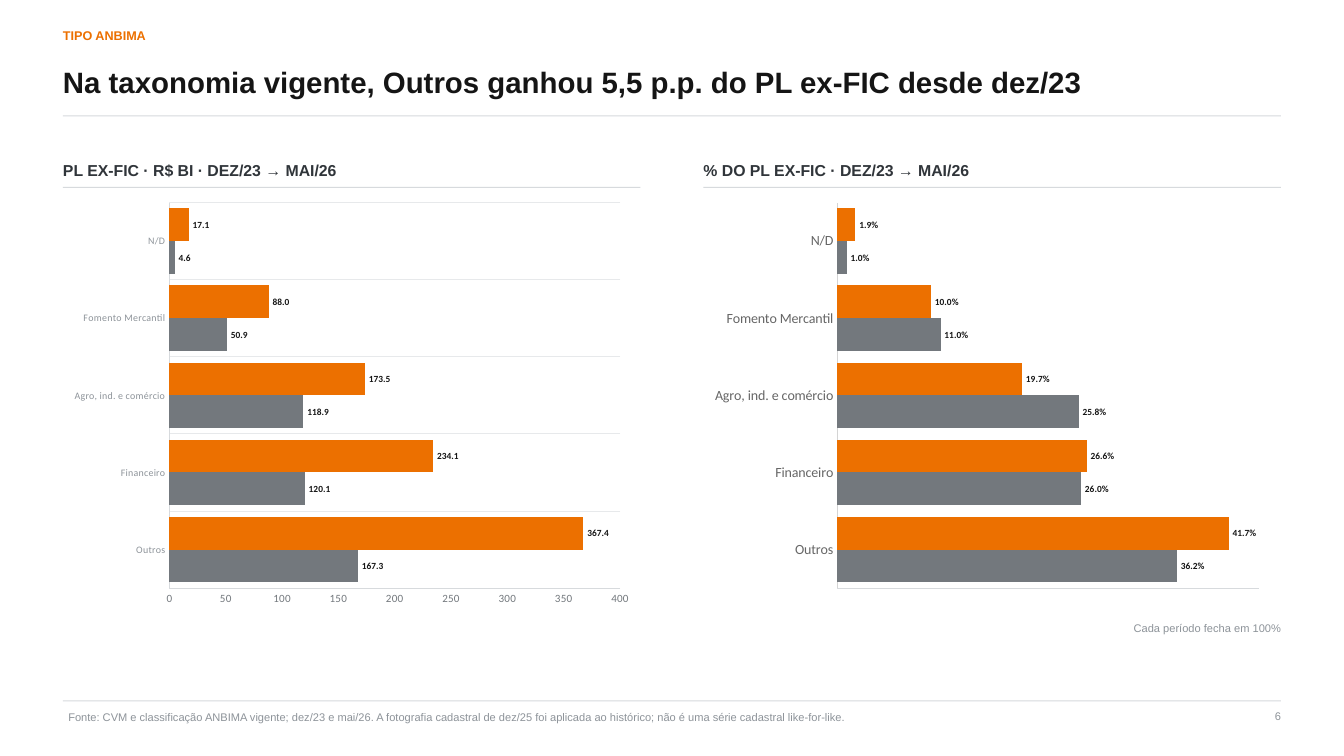
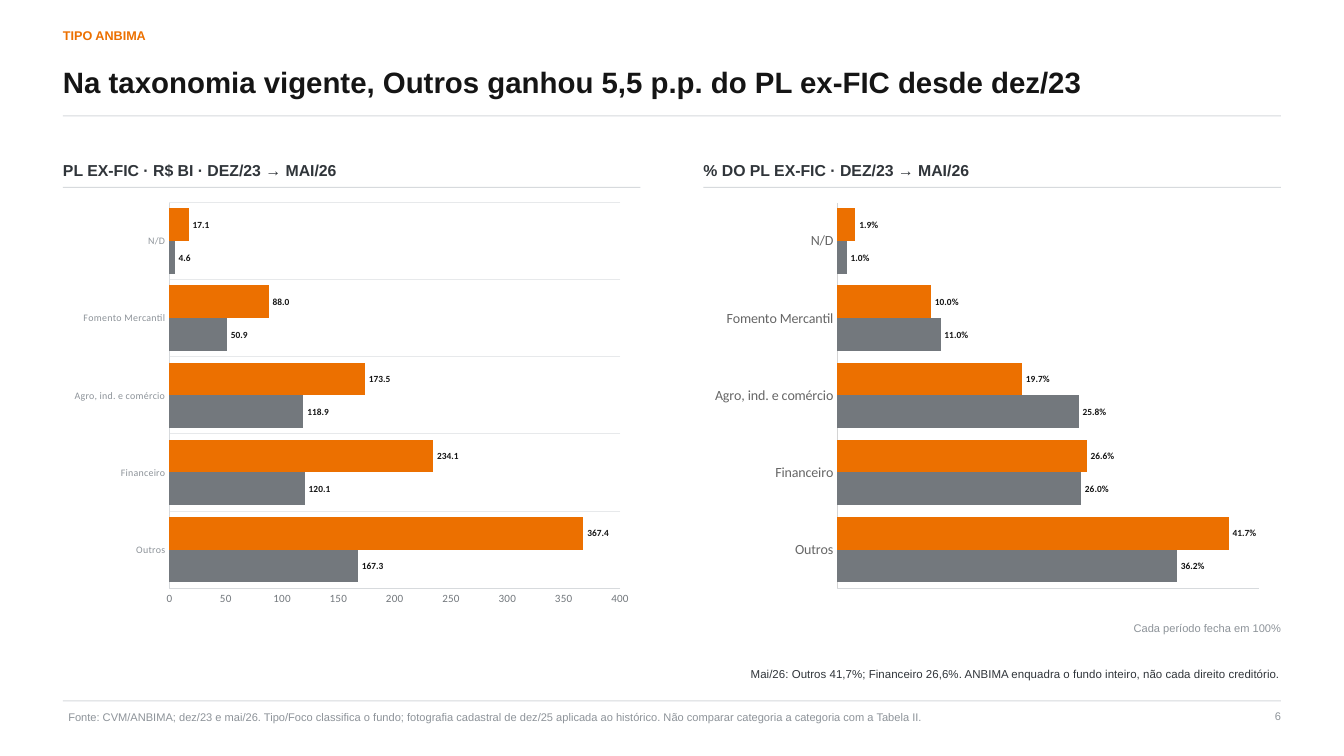
Before and after one commit to abalroar/fidc, a slide deck: slide 6 of data/industry_study/generated_revision/industry_executive_revised.pptx. Drawn at 1344x756 pixels with LibreOffice and Linux fonts; fonts in the diff are those of the drawing. Boxes give left, top, right and bottom in pixels: in the first picture for what was removed or moved away, otherwise in the second. Text is boxed around its words. In the diff, an @@ line names an element or a change of style, - is before the commit and + after.

```diff
--- a/data/industry_study/generated_revision/industry_executive_revised.pptx
+++ b/data/industry_study/generated_revision/industry_executive_revised.pptx
@@ text added at (751,669,1280,681), 8.2 pt, text #30353A @@
+Mai/26: Outros 41,7%; Financeiro 26,6%. ANBIMA enquadra o fundo inteiro, não cada direito creditório.
@@ text at (68,713,921,723): text changed @@
-Fonte: CVM e classificação ANBIMA vigente; dez/23 e mai/26. A fotografia cadastral de dez/25 foi aplicada ao histórico; não é uma série cadastral like-for-like.
+Fonte: CVM/ANBIMA; dez/23 e mai/26. Tipo/Foco classifica o fundo; fotografia cadastral de dez/25 aplicada ao histórico. Não comparar categoria a categoria com a Tabela II.
```
Also in this commit, not shown: 34 other slides changed, 3 slides added, 2 slides removed, 24 other files.
